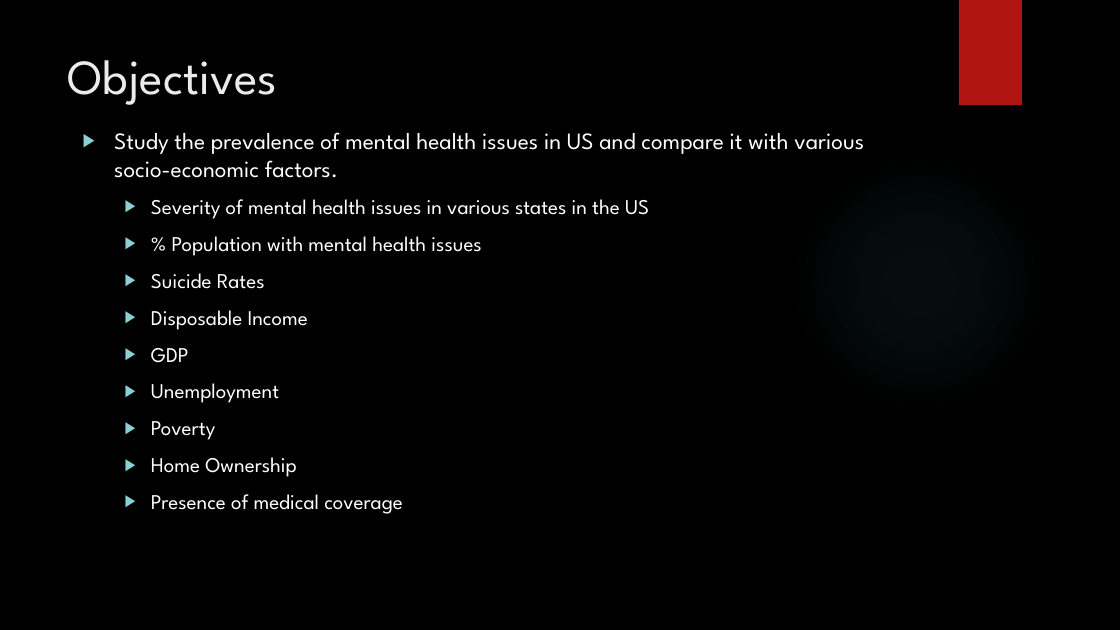
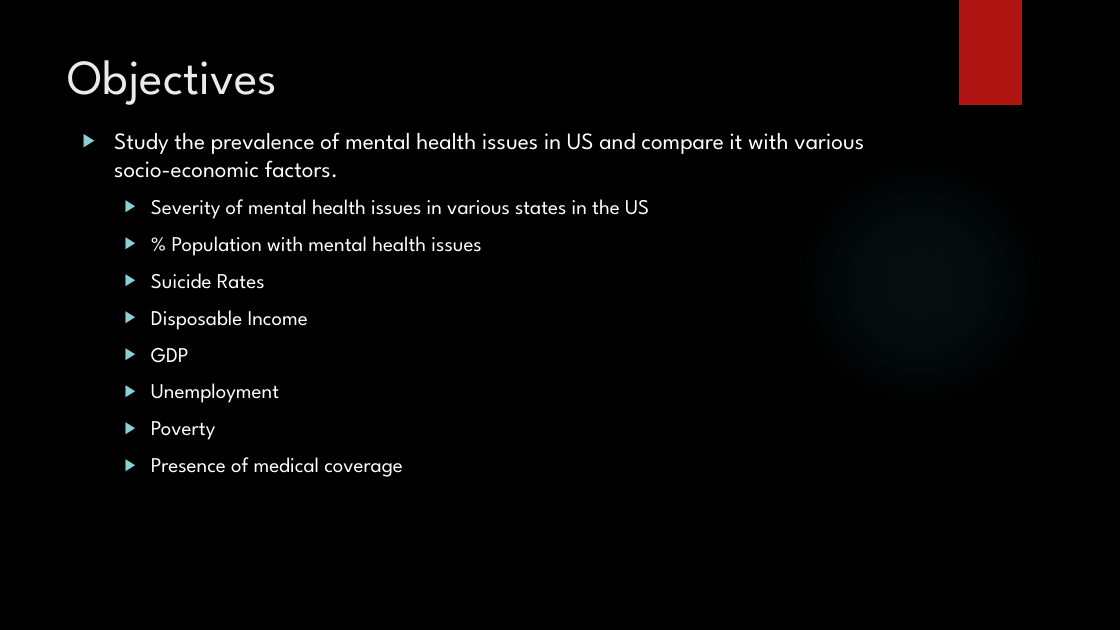
Before and after one commit to brian-e-haley/Mental_health_US, a slide deck: slide 2 of Output/MentalHealth_in_the_US.pptx. Drawn at 1120x630 pixels with LibreOffice and Linux fonts; fonts in the diff are those of the drawing; background and template pictures are left out. Boxes give left, top, right and bottom in pixels: in the first picture for what was removed or moved away, otherwise in the second. Text is boxed around its words. In the diff, an @@ line names an element or a change of style, - is before the commit and + after.

```diff
--- a/Output/MentalHealth_in_the_US.pptx
+++ b/Output/MentalHealth_in_the_US.pptx
@@ text at <box>151,457,297,477</box>: paragraph removed @@
-  ▶ Home Ownership
```
Also in this commit, not shown: 3 slides added, 7 other files.
